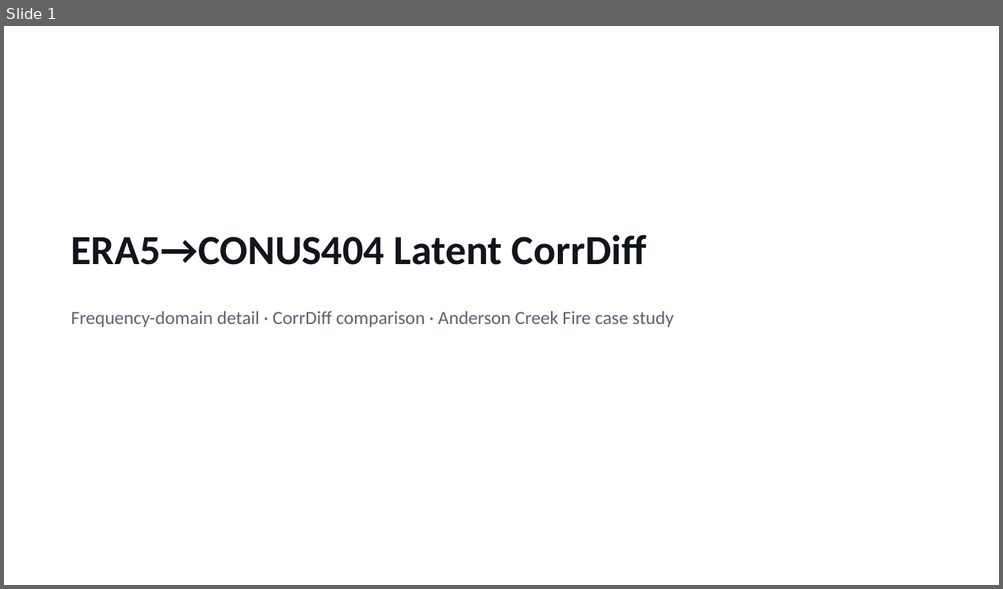
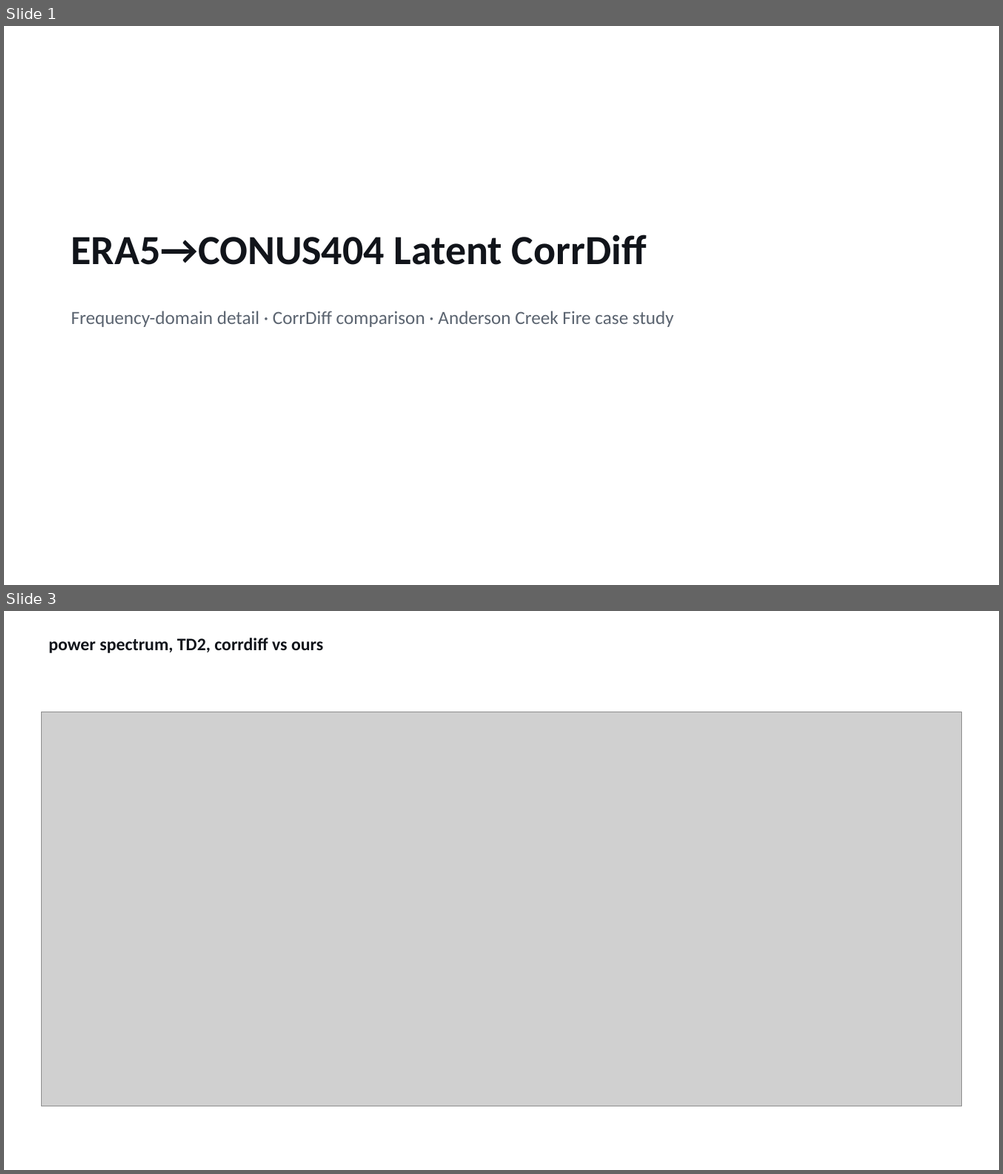
Before and after one commit to milhud/diffusion_downscaling_model, a slide deck: results/corrdiff_comparison/corrdiff_benchmark_slides.pptx. Shown one above the other, each under a label of ours: slide 1 before the commit, slides 1 and 3 after it; the slides between them are not shown. The pictures are 1003x589 and 1003x1174 pixels, drawn with LibreOffice and Linux fonts; fonts in the diff are those of the drawing; grey boxes stand for pictures. Boxes give left, top, right and bottom in pixels: in the first picture for what was removed or moved away, otherwise in the second. Text is boxed around its words. In the diff, an @@ line names an element or a change of style, - is before the commit and + after.

```diff
--- a/results/corrdiff_comparison/corrdiff_benchmark_slides.pptx
+++ b/results/corrdiff_comparison/corrdiff_benchmark_slides.pptx
@@ slide 3 added at [4,611,999,1170], background #FFFFFF @@
@@ text added at [48,638,323,653], 17 pt, text #11141A, bold @@
+power spectrum, TD2, corrdiff vs ours
@@ picture added at [41,712,962,1107] @@
```
Also in this commit, not shown: 5 other slides added, 1 slide removed, 13 other files.
